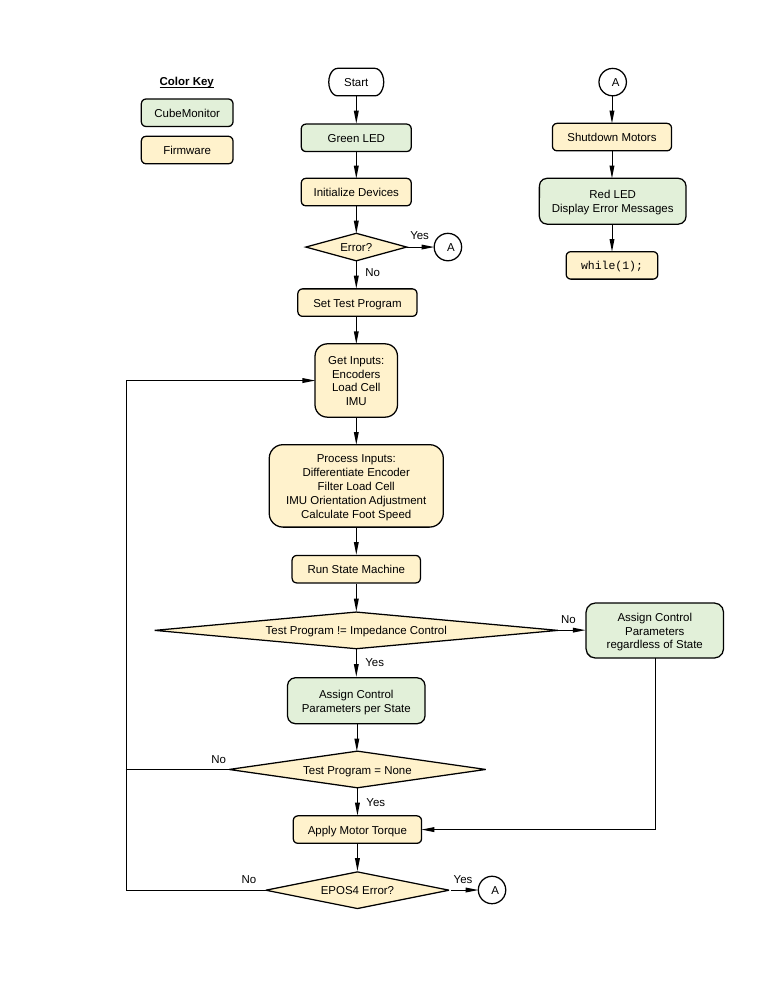
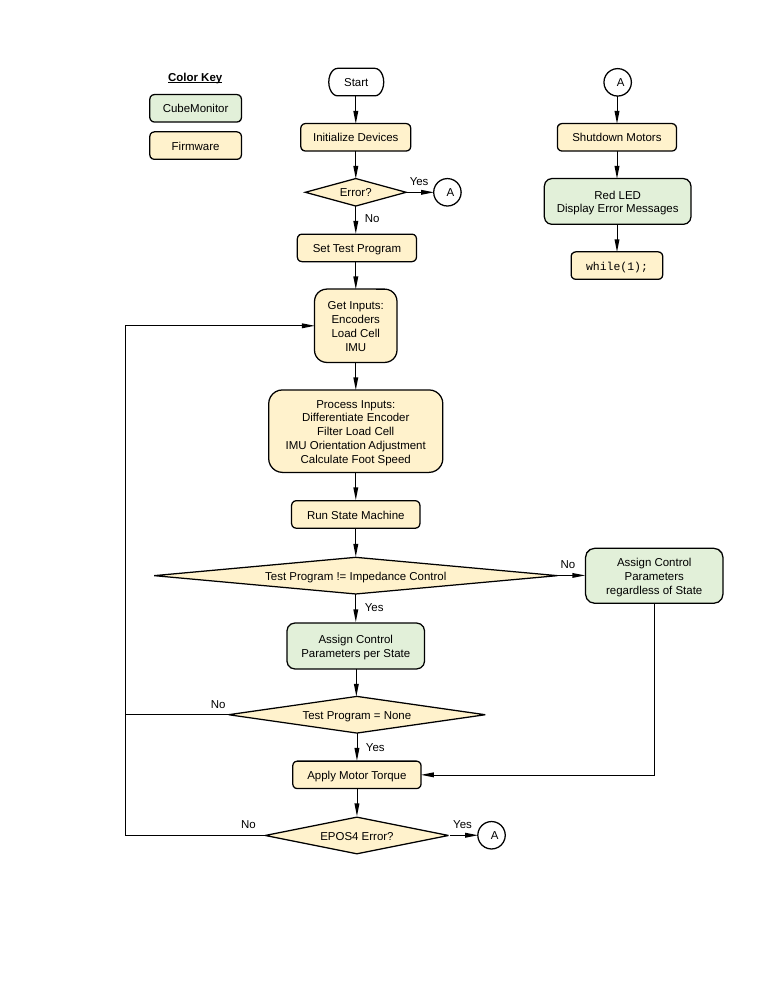
Before and after one commit to gb2835/Prosthesis-v1-Firmware, a slide deck: slide 2 of Documents/Figures/_Figures.pptx. Drawn at 779x1008 pixels with LibreOffice and Linux fonts; fonts in the diff are those of the drawing. Boxes give left, top, right and bottom in pixels: in the first picture for what was removed or moved away, otherwise in the second. Text is boxed around its words. In the diff, an @@ line names an element or a change of style, - is before the commit and + after.

```diff
--- a/Documents/Figures/_Figures.pptx
+++ b/Documents/Figures/_Figures.pptx
@@ 2 rounded rectangles, 1 text: place and size @@
-2 rounded rectangles, 1 text at (141,76,233,164)
+2 rounded rectangles, 1 text at (150,72,242,159)
@@ arrow removed from (357, 96) to (357, 124) @@
@@ rounded rectangle removed at (302,124,411,151) @@
-Green LED
@@ 3 rounded rectangles, 3 arrows, 1 ellipse: place and size @@
-3 rounded rectangles, 3 arrows, 1 ellipse at (540,69,686,280)
+3 rounded rectangles, 3 arrows, 1 ellipse at (544,69,691,280)
@@ 14 arrows, 8 texts, 8 rounded rectangles, 4 diamonds, 2 ellipses, 2 elbow arrows, 1 line: place and size @@
-14 arrows, 8 texts, 8 rounded rectangles, 4 diamonds, 2 ellipses, 2 elbow arrows, 1 line at (126,151,724,909)
+14 arrows, 8 texts, 8 rounded rectangles, 4 diamonds, 2 ellipses, 2 elbow arrows, 1 line at (126,96,723,854)
```
Also in this commit, not shown: 1 other slide changed, 3 other files.
